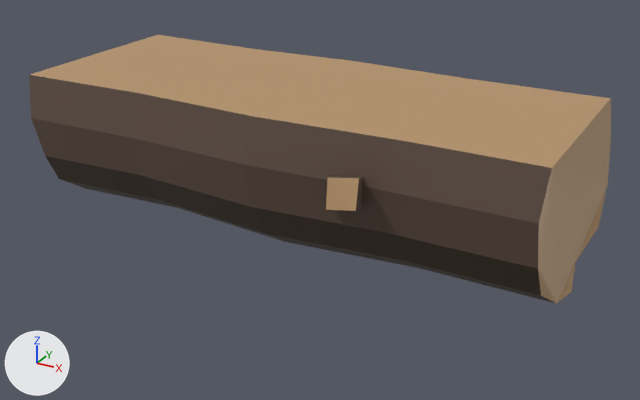
The Blender file art/kit/props/prop.log_seat/prop.log_seat.blend, before and after one commit.
The view is the same before and after, from a 50 mm lens placed at (0.92, -1.598, 0.901), pointed at (0.037, 0.008, 0.098). Every picture has the same lights, and +X, +Y and +Z are marked at lower left. The older version comes first.

In view in the first picture: 'prop.log_seat'.
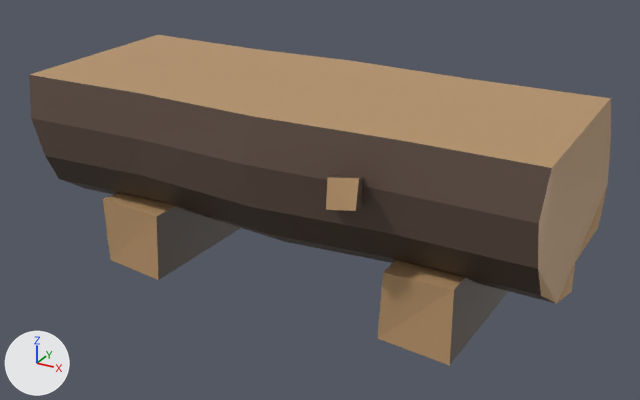
The newer file is also turned or shifted as a whole; pictures and numbers use the older file's frame.

Changed parts and their boxes (x1, y1, x2, y2) in the pictures (640 x 400 px):
```json
{"object": "prop.log_seat", "change": "reshaped", "before": [29, 35, 611, 303], "after": [29, 35, 611, 365], "on screen": "23% taller"}
{"part": 1, "of": "me_prop_log_seat", "change": "built on", "after": [378, 260, 508, 365]}
{"part": 2, "of": "me_prop_log_seat", "change": "added", "after": [103, 192, 240, 280]}
```

Edits to the scene script, one JSON object a line:
```json
{"block": "me_prop_log_seat", "where": "# used by ob_prop_log_seat; location = (0.0, 0.0, 0.0)"}
{"block": "me_prop_log_seat", "where": "# verts and faces of me_prop_log_seat; kept vertices keep their numbers, new ones are numbered from 63"}
{"block": "me_prop_log_seat", "where": "# before: 27 (0.001, 0.034, 0.0)"}
{"op": "remove", "block": "me_prop_log_seat", "code": "me_prop_log_seat.from_pydata(...)  # 63 vertices, 52 faces; spans x -0.611..0.611, y -0.292..0.292, z 0.0..0.35"}
{"op": "add", "block": "me_prop_log_seat", "code": "me_prop_log_seat.from_pydata(...)  # 79 vertices, 64 faces; spans x -0.611..0.611, y -0.292..0.292, z -0.105..0.35"}
{"block": "me_prop_log_seat", "change": "me_prop_log_seat part 1"}
{"op": "add", "block": "me_prop_log_seat", "code": "verts[27] = (0.001, 0.034, -0.007)  # moved"}
{"op": "add", "block": "me_prop_log_seat", "code": "verts[71] = (0.27, -0.17, -0.097)  # pixel (377, 338)"}
{"op": "add", "block": "me_prop_log_seat", "code": "verts[72] = (0.281, -0.176, 0.063)  # pixel (383, 272)"}
{"op": "add", "block": "me_prop_log_seat", "code": "verts[73] = (0.274, 0.252, -0.102)"}
{"op": "add", "block": "me_prop_log_seat", "code": "verts[74] = (0.279, 0.254, 0.06)"}
{"op": "add", "block": "me_prop_log_seat", "code": "verts[75] = (0.434, -0.185, -0.1)  # pixel (449, 365)"}
{"op": "add", "block": "me_prop_log_seat", "code": "verts[76] = (0.429, -0.175, 0.064)  # pixel (454, 289)"}
{"op": "add", "block": "me_prop_log_seat", "code": "verts[77] = (0.447, 0.247, -0.099)"}
{"op": "add", "block": "me_prop_log_seat", "code": "verts[78] = (0.44, 0.237, 0.057)"}
{"op": "add", "block": "me_prop_log_seat", "code": "faces += [(71, 72, 74, 73), (75, 77, 78, 76), (71, 75, 76, 72), (73, 74, 78, 77), (71, 73, 77, 75), (72, 76, 78, 74)]"}
{"block": "me_prop_log_seat", "change": "me_prop_log_seat part 2"}
{"op": "add", "block": "me_prop_log_seat", "code": "verts[63] = (-0.446, -0.166, -0.097)  # pixel (110, 260)"}
{"op": "add", "block": "me_prop_log_seat", "code": "verts[64] = (-0.45, -0.167, 0.063)  # pixel (102, 199)"}
{"op": "add", "block": "me_prop_log_seat", "code": "verts[65] = (-0.451, 0.235, -0.097)"}
{"op": "add", "block": "me_prop_log_seat", "code": "verts[66] = (-0.437, 0.253, 0.057)"}
{"op": "add", "block": "me_prop_log_seat", "code": "verts[67] = (-0.287, -0.183, -0.101)  # pixel (158, 280)"}
{"op": "add", "block": "me_prop_log_seat", "code": "verts[68] = (-0.285, -0.174, 0.059)  # pixel (156, 216)"}
{"op": "add", "block": "me_prop_log_seat", "code": "verts[69] = (-0.276, 0.24, -0.105)"}
{"op": "add", "block": "me_prop_log_seat", "code": "verts[70] = (-0.275, 0.247, 0.055)"}
{"op": "add", "block": "me_prop_log_seat", "code": "faces += [(63, 64, 66, 65), (67, 69, 70, 68), (63, 67, 68, 64), (65, 66, 70, 69), (63, 65, 69, 67), (64, 68, 70, 66)]"}
```
